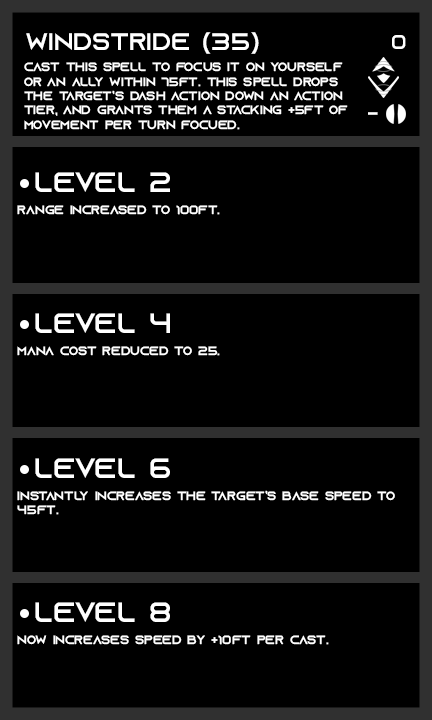
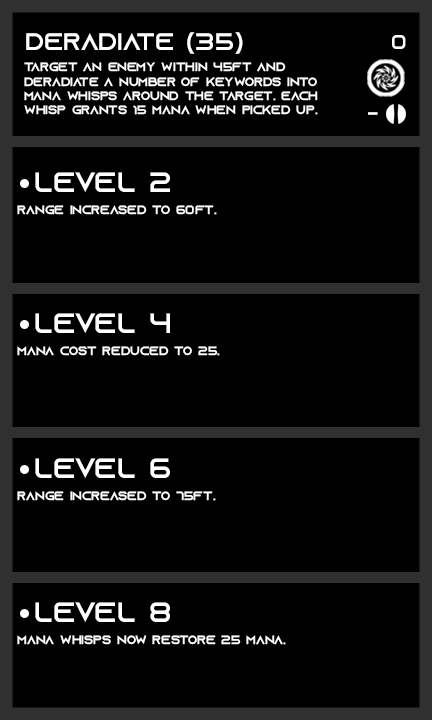
Comparing the layer stacks of the two 432x720 images. Changes:
painted on "archetype" over [24, 62, 348, 130]
renamed "windstride (35)" to "deradiate (35)", painted on it over [26, 32, 259, 54]
showed "arcana" over [367, 59, 405, 97]
hid "shear" over [368, 57, 399, 98]
renamed "range increased to 100ft." to "range increased to 60ft.", painted on it over [176, 205, 220, 215]
renamed "instantly increases the target’s base speed to 45ft." to "range increased to 75ft.", painted on it over [17, 490, 395, 515]
renamed "now increases speed by +10ft per cast." to "mana whisps now restore 25 mana.", painted on it over [21, 635, 329, 645]